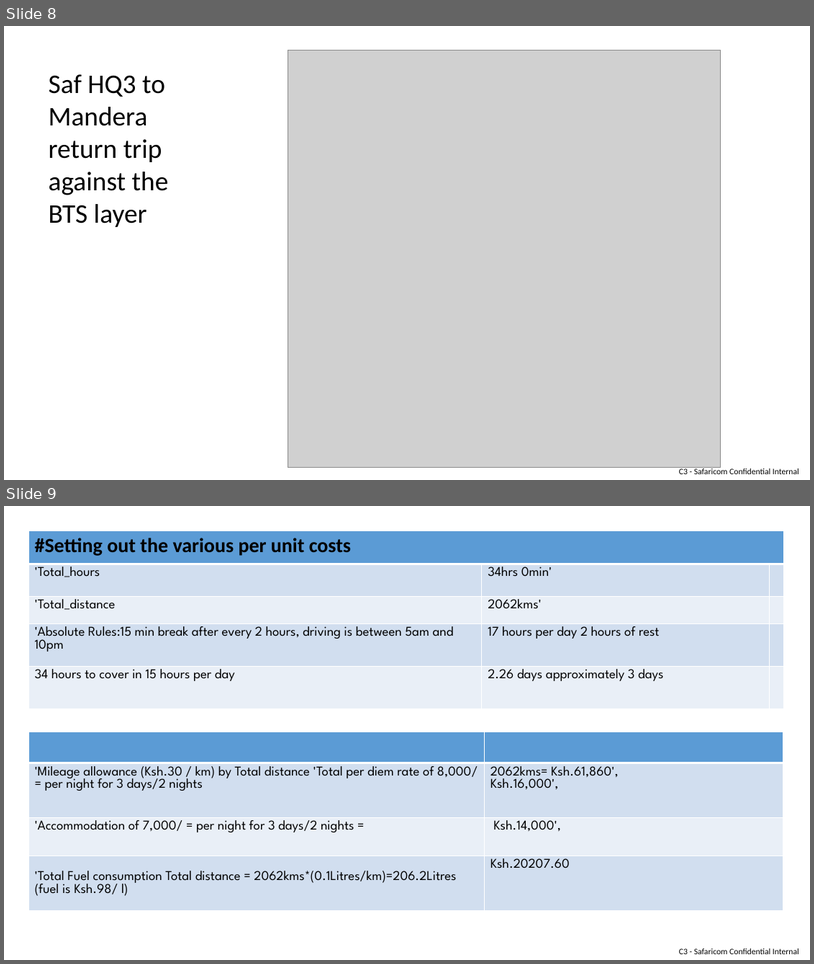
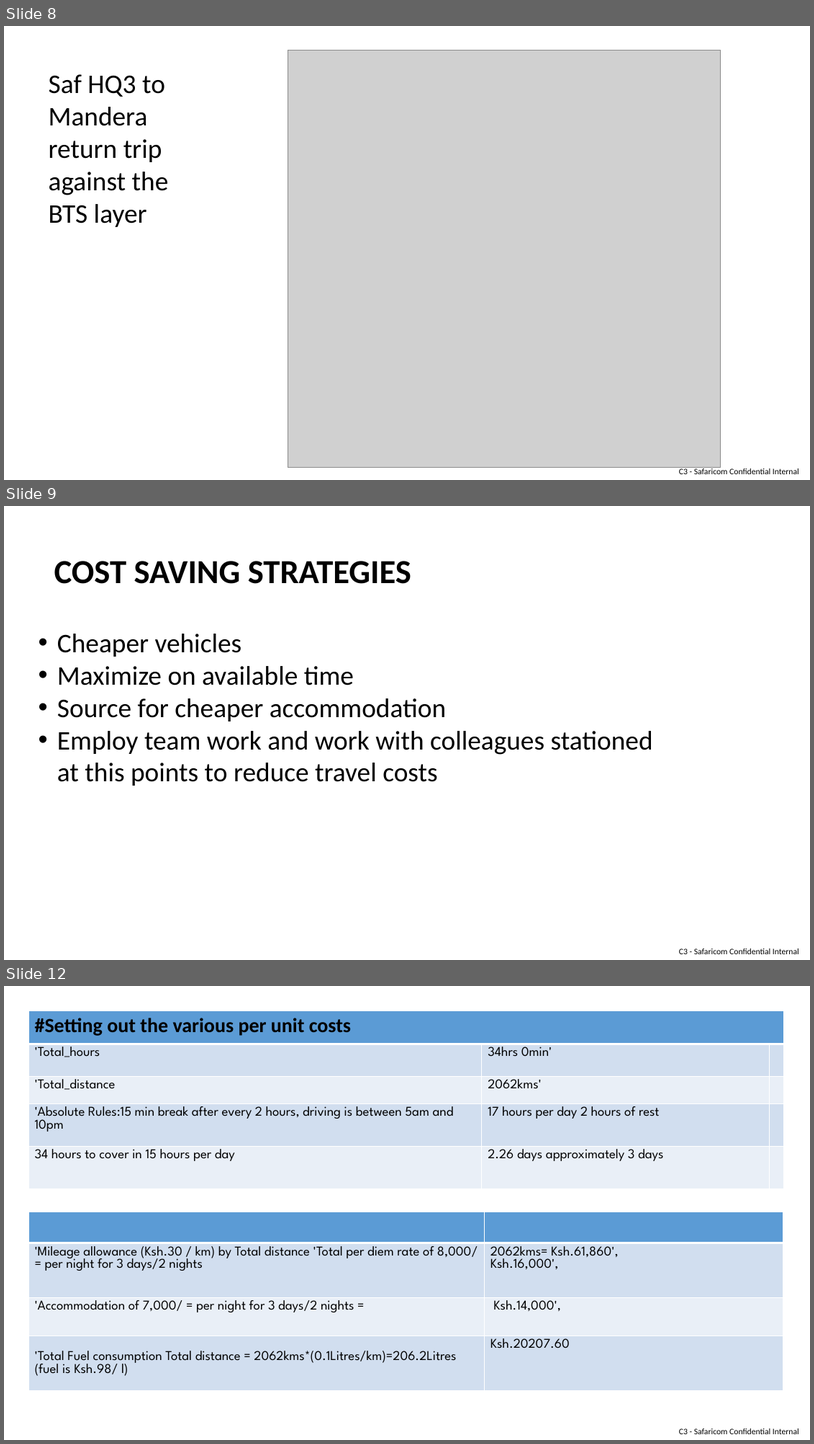
Before and after one commit to Bosiro/GIS-Exercise, a slide deck: QGIS Assignment.pptx. Shown one above the other, each under a label of ours: slides 8 and 9 before the commit, slides 8, 9 and 12 after it; the slides between them are not shown. The pictures are 814x964 and 814x1444 pixels, drawn with LibreOffice and Linux fonts; fonts in the diff are those of the drawing; grey boxes stand for pictures. Boxes give left, top, right and bottom in pixels: in the first picture for what was removed or moved away, otherwise in the second. Text is boxed around its words. In the diff, an @@ line names an element or a change of style, - is before the commit and + after.

```diff
--- a/QGIS Assignment.pptx
+++ b/QGIS Assignment.pptx
@@ slide 9 added at [4, 506, 810, 960], background #FFFFFF; not listed: 1 template element that a slide beside it also shows @@
@@ text added at [54, 561, 412, 584], 40 pt, text #000000, bold @@
+COST SAVING STRATEGIES
@@ text added at [57, 633, 653, 785], 32 pt, text #000000 @@
+• Cheaper vehicles
+• Maximize on available time
+• Source for cheaper accommodation
+• Employ team work and work with colleagues stationed at this points to reduce travel costs
@@ what was slide 9 is now slide 12 @@
```
Also in this commit, not shown: 6 other slides added, 2 slides removed.
